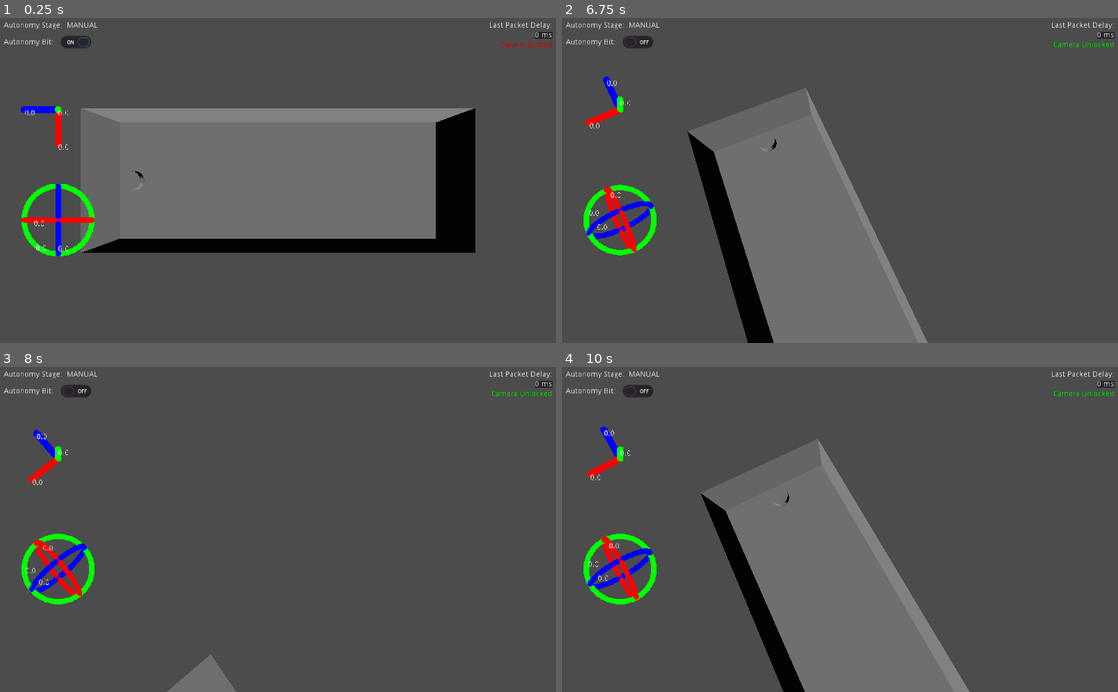
Above: before the commit, frames 1-4 (two rows, left to right).
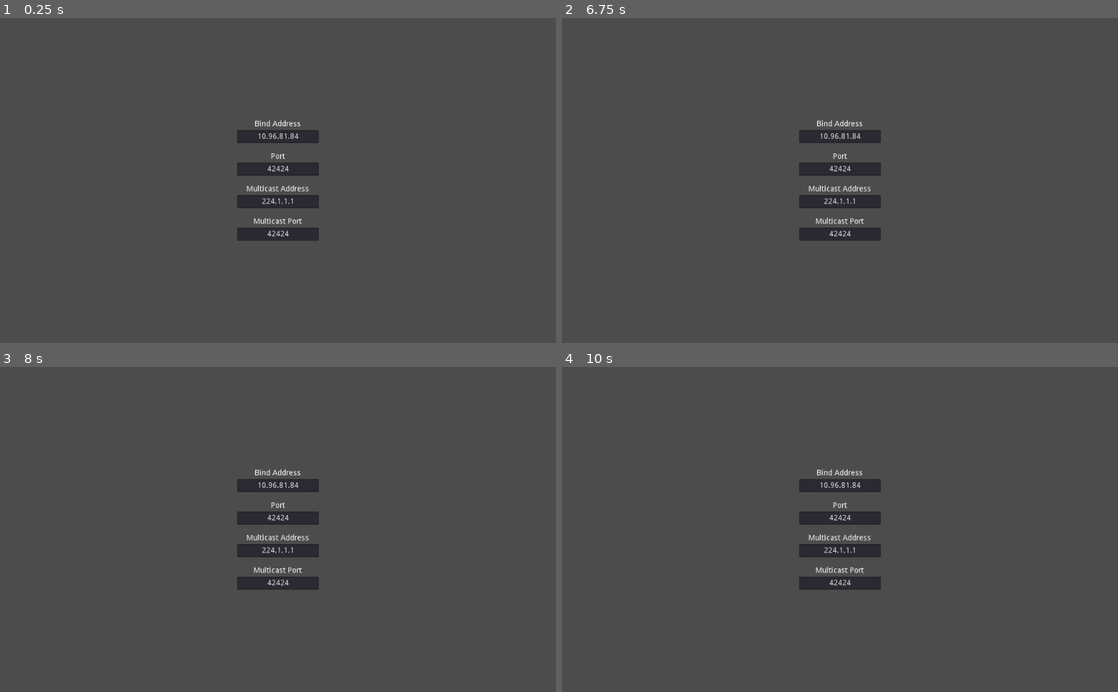
Above: after the commit, the same moments.

Repository: utahrobotics/lunabase_gui
Game: Godot game, scene res://scenes/bind_addr.tscn
Two runs of this game, one before a commit and one after it. Both use one fixed random seed, a clock stepped at 60 frames per second and the inputs below. Before the commit the project starts from res://main.tscn.
Inputs (mouse positions are in pixels of both pictures, inside the frame that each line leads up to):
- Up to frame 1 (0.25 s): no input
- Up to frame 2 (6.75 s): click (639, 44) at 0.52 s; click (639, 44) at 1.27 s; click (639, 44) at 2.02 s; tap Enter at 2.75, 4.25, 5.75 s; move the mouse to (962, 164) at 2.77 s; hold S (camera_back) 2.78-3.53 s; tap Space (camera_up) at 3.5, 5, 6.5 s; move the mouse to (728, 196) at 3.52 s; tap Shift (camera_down) at 3.6 s; move the mouse to (895, 109) at 4.27 s; hold W (camera_forward) 4.28-5.03 s; move the mouse to (812, 245) at 5.02 s; tap A (camera_left) at 5.1 s; move the mouse to (1006, 229) at 5.77 s; hold C (camera_lock) 5.78-6.53 s; move the mouse to (795, 177) at 6.52 s; tap D (camera_right) at 6.6 s
- Up to frame 3 (8 s): move the mouse to (283, 529) at 7.27 s; hold Space (camera_up) from 7.28 s (still down)
- Up to frame 4 (10 s): move the mouse to (817, 523) at 8.02 s; release Space (camera_up) at 8.03 s; tap S (camera_back) at 8.1 s; move the mouse to (867, 529) at 8.77 s; hold Shift (camera_down) 8.78-9.53 s; move the mouse to (812, 529) at 9.52 s; tap W (camera_forward) at 9.6 s

The runs differ from the first frame. In frame 1, 33% of the frame differs, in the area x 0-100%, y 1-74%; in frame 2, 23%; in frame 3, 5.5%; in frame 4, 23%.

Commit message:
Major refactoring and added multicasting scheme

Diff:
--- a/bot_server.gd
+++ /dev/null
@@ -1,186 +0,0 @@
-extends Node
-
-
-# TODO Add PS4 control enums
-enum {
-	ODOMETRY,
-	ARM_ANGLE,
-	AUTONOMY_STAGE,
-	PATHING,
-	COST_MAP,
-	REQUEST_COST_MAP,
-	AUTONOMY_BIT,
-	TARGET_ARM_ANGLE
-}
-
-signal packet_received(delta)
-
-const DEADZONE := 0.05
-const PORT_SERVER := 4242
-const LOG_FILENAME := "LUNABOT.LOG"
-
-var udp := UDPServer.new()
-var bot: PacketPeerUDP
-var logs := {
-	ODOMETRY: [],
-	ARM_ANGLE: [],
-	AUTONOMY_STAGE: [],
-	AUTONOMY_BIT: [],
-	PATHING: [],
-	COST_MAP: []
-}
-var autonomy := true setget set_autonomy
-
-var _last_packet_time := OS.get_system_time_msecs()
-var start_time := OS.get_system_time_secs()
-
-
-func set_autonomy(bit: bool) -> void:
-	if bot == null:
-		print("BOT IS NOT CONNECTED, CANNOT CHANGE AUTONOMY STATE")
-		return
-	# warning-ignore:return_value_discarded
-#	bot.put_packet(to_json({AUTONOMY_BIT: bit}).to_utf8())
-	autonomy = bit
-	set_process_input(not bit)
-	logs[AUTONOMY_BIT].append([get_runtime(), bit])
-
-	if bit:
-		print("BOT IS FULLY AUTONOMOUS")
-		return
-	print("BOT IS AWAITING INPUT")
-
-
-func _ready():
-	set_process_input(false)
-	var err := udp.listen(PORT_SERVER)
-	if err != 0:
-		set_process(false)
-		print("ERROR CODE STARTING UDP SERVER: " + str(err))
-		return
-	print("UDP SERVER ACTIVE")
-
-
-func get_runtime() -> int:
-	return OS.get_system_time_secs() - start_time
-
-
-func _process(_delta):
-	# warning-ignore:return_value_discarded
-	udp.poll()
-	if udp.is_connection_available():
-		var peer := udp.take_connection()
-
-		if peer.get_packet_error() != 0:
-			prints("Packet received from", peer.get_packet_ip(), "but there was error code:", peer.get_packet_error())
-			return
-
-		if bot == null:
-			prints("Received first packet from", peer.get_packet_ip())
-
-		else:
-			prints("Received packet from different ip:", peer.get_packet_ip(), "listening to new ip...")
-
-		bot = peer
-
-	if bot == null: return
-	var msg := bot.get_packet().get_string_from_utf8()
-	if msg.length() == 0: return
-	var err := validate_json(msg)
-	if err.length() > 0:
-		print("Recieved unparsable message: ", msg)
-		return
-
-	var current_time := OS.get_system_time_msecs()
-	emit_signal("packet_received", current_time - _last_packet_time)
-	_last_packet_time = current_time
-
-	var parsed: Dictionary = parse_json(msg)
-	for key in parsed:
-		var data = parsed[key]
-		match int(key):
-			ODOMETRY:
-				get_tree().root.propagate_call("_handle_odometry", [Odometry.new(data)])
-
-			ARM_ANGLE:
-				get_tree().root.propagate_call("_handle_arm_angle", [data])
-
-			AUTONOMY_STAGE:
-				get_tree().root.propagate_call("_handle_autonomy_stage", [data])
-
-			PATHING:
-				var path := PoolVector3Array()
-				for arr in data:
-					path.append(array_to_vector(arr))
-				get_tree().root.propagate_call("_handle_pathing", [path])
-
-			COST_MAP:
-				assert(false)
-
-			_:
-				prints("Received unrecognized enum:", key)
-
-		logs[key].append([get_runtime(), data])
-
-
-func _input(event):
-	if (event is InputEventJoypadMotion and abs(event.axis_value) >= DEADZONE) or \
-		event is InputEventJoypadButton:
-		var err := bot.put_packet(to_json(_get_controller_state()).to_ascii())
-		if err != OK:
-			push_error("Faced error code " + str(err) + "while sending input data!")
-
-
-func _get_joy_axis(device: int, axis: int) -> float:
-	var value := Input.get_joy_axis(device, axis)
-	if abs(value) < DEADZONE:
-		return 0.0
-	return value
-
-
-func _get_controller_state():
-	return {
-		"axes": [
-			_get_joy_axis(0, JOY_AXIS_0), _get_joy_axis(0, JOY_AXIS_1),
-			_get_joy_axis(0, JOY_AXIS_2), _get_joy_axis(0, JOY_AXIS_3),
-			_get_joy_axis(0, JOY_AXIS_6),
-			_get_joy_axis(0, JOY_AXIS_7)
-		],
-		"buttons": [
-			Input.is_joy_button_pressed(0, JOY_DPAD_LEFT),
-			Input.is_joy_button_pressed(0, JOY_DPAD_RIGHT),
-			Input.is_joy_button_pressed(0, JOY_DPAD_UP),
-			Input.is_joy_button_pressed(0, JOY_DPAD_DOWN),
-			Input.is_joy_button_pressed(0, JOY_XBOX_X),
-			Input.is_joy_button_pressed(0, JOY_XBOX_B),
-			Input.is_joy_button_pressed(0, JOY_XBOX_Y),
-			Input.is_joy_button_pressed(0, JOY_XBOX_A),
-			Input.is_joy_button_pressed(0, JOY_XBOX_X),
-			Input.is_joy_button_pressed(0, JOY_XBOX_B),
-			Input.is_joy_button_pressed(0, JOY_XBOX_Y),
-			Input.is_joy_button_pressed(0, JOY_XBOX_A),
-			Input.is_joy_button_pressed(0, JOY_L),
-			Input.is_joy_button_pressed(0, JOY_R),
-		]
-	}
-
-
-func _exit_tree():
-	var log_file := File.new()
-	# warning-ignore:return_value_discarded
-	log_file.open(LOG_FILENAME, File.WRITE)
-	log_file.store_string(to_json(logs))
-
-
-static func array_to_vector(arr: Array):
-	if len(arr) == 3:
-		return Vector3(arr[0], arr[1], arr[2])
-	assert(len(arr) == 2)
-	return Vector2(arr[0], arr[1])
-
-
-static func vector_to_array(vec) -> Array:
-	if typeof(vec) == TYPE_VECTOR3:
-		return [vec.x, vec.y, vec.z]
-	assert(typeof(vec) == TYPE_VECTOR2)
-	return [vec.x, vec.y]
--- a/project.godot
+++ b/project.godot
@@ -12,26 +12,32 @@
 "base": "Control",
 "class": "AnchoredControl",
 "language": "GDScript",
-"path": "res://anchored_control.gd"
+"path": "res://scripts/anchored_control.gd"
+}, {
+"base": "MajorAxisPivot",
+"class": "ControllableNode",
+"language": "GDScript",
+"path": "res://scripts/controllable_node.gd"
 }, {
 "base": "Spatial",
-"class": "ControllableNode",
+"class": "MajorAxisPivot",
 "language": "GDScript",
-"path": "res://controllable_node.gd"
+"path": "res://scripts/major_axis_pivot.gd"
 }, {
 "base": "Reference",
 "class": "Odometry",
 "language": "GDScript",
-"path": "res://odometry.gd"
+"path": "res://scripts/odometry.gd"
 }, {
 "base": "Line2D",
 "class": "PathingRender",
 "language": "GDScript",
-"path": "res://pathing_render.gd"
+"path": "res://scripts/pathing_render.gd"
 } ]
 _global_script_class_icons={
 "AnchoredControl": "",
 "ControllableNode": "",
+"MajorAxisPivot": "",
 "Odometry": "",
 "PathingRender": ""
 }
@@ -39,12 +45,12 @@
 [application]
 
 config/name="lunabotics"
-run/main_scene="res://main.tscn"
+run/main_scene="res://scenes/bind_addr.tscn"
 config/icon="res://icon.png"
 
 [autoload]
 
-BotServer="*res://bot_server.gd"
+BotServer="*res://scripts/bot_server.gd"
 
 [input]
 
--- /dev/null
+++ b/scenes/bind_addr.tscn
@@ -0,0 +1,187 @@
+[gd_scene load_steps=6 format=2]
+
+[sub_resource type="GDScript" id=5]
+script/source = "extends CenterContainer
+
+
+onready var bind_addr_in: LineEdit = $VBoxContainer/LineEdit
+onready var bind_port_in: LineEdit = $VBoxContainer/LineEdit2
+onready var multicast_addr_in: LineEdit = $VBoxContainer/LineEdit3
+onready var multicast_port_in: LineEdit = $VBoxContainer/LineEdit4
+
+
+func _ready():
+	print(IP.get_local_interfaces())
+
+
+func check_inputs():
+	if bind_addr_in.text.is_valid_ip_address() and \\
+	bind_port_in.text.is_valid_integer() and \\
+	multicast_addr_in.text.is_valid_ip_address() and \\
+	multicast_port_in.text.is_valid_integer():
+		var err := BotServer.start_listening(bind_addr_in.text, int(bind_port_in.text))
+		if err != OK:
+			push_error(\"Error code: \" + str(err) + \" while trying to set up listener\")
+			return
+		err = BotServer.start_brodcasting(multicast_addr_in.text, int(multicast_port_in.text))
+		if err != OK:
+			push_error(\"Error code: \" + str(err) + \" while trying to set up broadcaster\")
+			return
+		print(\"Success!\")
+"
+
+[sub_resource type="GDScript" id=1]
+script/source = "extends LineEdit
+
+
+signal valid_input
+
+
+func _on_LineEdit_text_entered(new_text: String):
+	if not new_text.is_valid_ip_address():
+		push_error(new_text + \" is not a valid IP address!\")
+		return
+	emit_signal(\"valid_input\")
+"
+
+[sub_resource type="GDScript" id=2]
+script/source = "extends LineEdit
+
+
+signal valid_input
+
+
+func _on_LineEdit_text_entered(new_text: String):
+	if not new_text.is_valid_integer():
+		push_error(new_text + \" is not a valid integer!\")
+		return
+	emit_signal(\"valid_input\")
+"
+
+[sub_resource type="GDScript" id=3]
+script/source = "extends LineEdit
+
+
+signal valid_input
+
+
+func _on_LineEdit_text_entered(new_text: String):
+	if not new_text.is_valid_ip_address():
+		push_error(new_text + \" is not a valid IP address!\")
+		return
+	emit_signal(\"valid_input\")
+"
+
+[sub_resource type="GDScript" id=4]
+script/source = "extends LineEdit
+
+
+signal valid_input
+
+
+func _on_LineEdit_text_entered(new_text: String):
+	if not new_text.is_valid_integer():
+		push_error(new_text + \" is not a valid integer!\")
+		return
+	emit_signal(\"valid_input\")
+"
+
+[node name="Control" type="CenterContainer"]
+anchor_right = 1.0
+anchor_bottom = 1.0
+script = SubResource( 5 )
+
+[node name="VBoxContainer" type="VBoxContainer" parent="."]
+margin_left = 437.0
+margin_top = 189.0
+margin_right = 587.0
+margin_bottom = 411.0
+
+[node name="Label" type="Label" parent="VBoxContainer"]
+margin_right = 150.0
+margin_bottom = 14.0
+text = "Bind Address"
+align = 1
+
+[node name="LineEdit" type="LineEdit" parent="VBoxContainer"]
+margin_top = 18.0
+margin_right = 150.0
+margin_bottom = 42.0
+rect_min_size = Vector2( 150, 0 )
+text = "10.96.81.84"
+align = 1
+script = SubResource( 1 )
+
+[node name="Control" type="Control" parent="VBoxContainer"]
+margin_top = 46.0
+margin_right = 150.0
+margin_bottom = 56.0
+rect_min_size = Vector2( 0, 10 )
+
+[node name="Label2" type="Label" parent="VBoxContainer"]
+margin_top = 60.0
+margin_right = 150.0
+margin_bottom = 74.0
+text = "Port"
+align = 1
+
+[node name="LineEdit2" type="LineEdit" parent="VBoxContainer"]
+margin_top = 78.0
+margin_right = 150.0
+margin_bottom = 102.0
+rect_min_size = Vector2( 100, 0 )
+text = "42424"
+align = 1
+script = SubResource( 2 )
+
+[node name="Control2" type="Control" parent="VBoxContainer"]
+margin_top = 106.0
+margin_right = 150.0
+margin_bottom = 116.0
+rect_min_size = Vector2( 0, 10 )
+
+[node name="Label3" type="Label" parent="VBoxContainer"]
+margin_top = 120.0
+margin_right = 150.0
+margin_bottom = 134.0
+text = "Multicast Address"
+align = 1
+
+[node name="LineEdit3" type="LineEdit" parent="VBoxContainer"]
+margin_top = 138.0
+margin_right = 150.0
+margin_bottom = 162.0
+rect_min_size = Vector2( 100, 0 )
+text = "224.1.1.1"
+align = 1
+script = SubResource( 3 )
+
+[node name="Control3" type="Control" parent="VBoxContainer"]
+margin_top = 166.0
+margin_right = 150.0
+margin_bottom = 176.0
+rect_min_size = Vector2( 0, 10 )
+
+[node name="Label4" type="Label" parent="VBoxContainer"]
+margin_top = 180.0
+margin_right = 150.0
+margin_bottom = 194.0
+text = "Multicast Port"
+align = 1
+
+[node name="LineEdit4" type="LineEdit" parent="VBoxContainer"]
+margin_top = 198.0
+margin_right = 150.0
+margin_bottom = 222.0
+rect_min_size = Vector2( 100, 0 )
+text = "42424"
+align = 1
+script = SubResource( 4 )
+
+[connection signal="text_entered" from="VBoxContainer/LineEdit" to="VBoxContainer/LineEdit" method="_on_LineEdit_text_entered"]
+[connection signal="valid_input" from="VBoxContainer/LineEdit" to="." method="check_inputs"]
+[connection signal="text_entered" from="VBoxContainer/LineEdit2" to="VBoxContainer/LineEdit2" method="_on_LineEdit_text_entered"]
+[connection signal="valid_input" from="VBoxContainer/LineEdit2" to="." method="check_inputs"]
+[connection signal="text_entered" from="VBoxContainer/LineEdit3" to="VBoxContainer/LineEdit3" method="_on_LineEdit_text_entered"]
+[connection signal="valid_input" from="VBoxContainer/LineEdit3" to="." method="check_inputs"]
+[connection signal="text_entered" from="VBoxContainer/LineEdit4" to="VBoxContainer/LineEdit4" method="_on_LineEdit_text_entered"]
--- a/main.tscn
+++ b/scenes/main.tscn
@@ -1,10 +1,10 @@
 [gd_scene load_steps=10 format=2]
 
-[ext_resource path="res://controllable_node.gd" type="Script" id=1]
-[ext_resource path="res://bot.tscn" type="PackedScene" id=2]
-[ext_resource path="res://pathing_render.gd" type="Script" id=3]
-[ext_resource path="res://position_gizmo.tscn" type="PackedScene" id=4]
-[ext_resource path="res://rotation_gizmo.tscn" type="PackedScene" id=5]
+[ext_resource path="res://scripts/controllable_node.gd" type="Script" id=1]
+[ext_resource path="res://scenes/bot.tscn" type="PackedScene" id=2]
+[ext_resource path="res://scripts/pathing_render.gd" type="Script" id=3]
+[ext_resource path="res://scenes/position_gizmo.tscn" type="PackedScene" id=4]
+[ext_resource path="res://scenes/rotation_gizmo.tscn" type="PackedScene" id=5]
 
 [sub_resource type="GDScript" id=1]
 script/source = "extends Label
@@ -220,6 +220,8 @@
 [node name="Camera" type="Camera" parent="."]
 transform = Transform( -4.37114e-08, -1, -4.37114e-08, 0, -4.37114e-08, 1, -1, 4.37114e-08, 1.91069e-15, 0, 5, -3.4 )
 script = ExtResource( 1 )
+max_major_rotation_degrees = 0.0
+offload_excess_major_rotation = false
 
 [node name="RemoteTransform" type="RemoteTransform" parent="Camera"]
 remote_path = NodePath("../../LeftHUD/ViewportContainer/Viewport/Spatial")
--- a/position_gizmo.tscn
+++ b/scenes/position_gizmo.tscn
@@ -1,6 +1,6 @@
 [gd_scene load_steps=9 format=2]
 
-[ext_resource path="res://anchored_control.gd" type="Script" id=1]
+[ext_resource path="res://scripts/anchored_control.gd" type="Script" id=1]
 
 [sub_resource type="CapsuleMesh" id=1]
 radius = 0.01
--- a/rotation_gizmo.tscn
+++ b/scenes/rotation_gizmo.tscn
@@ -1,7 +1,7 @@
 [gd_scene load_steps=9 format=2]
 
-[ext_resource path="res://anchored_control.gd" type="Script" id=1]
-[ext_resource path="res://rotation_gizmo.glb" type="PackedScene" id=2]
+[ext_resource path="res://scripts/anchored_control.gd" type="Script" id=1]
+[ext_resource path="res://scenes/rotation_gizmo.glb" type="PackedScene" id=2]
 
 [sub_resource type="SpatialMaterial" id=1]
 albedo_color = Color( 0, 0, 0, 1 )
--- a/anchored_control.gd
+++ b/scripts/anchored_control.gd
@@ -1,3 +1,4 @@
+# A Control node that hovers over its Spatial parent on screen
 class_name AnchoredControl
 extends Control
 
--- /dev/null
+++ b/scripts/bot_server.gd
@@ -0,0 +1,235 @@
+extends Node
+
+
+# TODO Add PS4 control enums
+enum {
+	ODOMETRY,
+	ARM_ANGLE,
+	AUTONOMY_STAGE,
+	PATHING,
+	COST_MAP,
+	REQUEST_COST_MAP,
+	AUTONOMY_BIT,
+	TARGET_ARM_ANGLE
+}
+
+signal packet_received(delta)
+
+const DEADZONE := 0.05
+const LOG_FILENAME := "LUNABOT.LOG"
+const BROADCAST_DELAY := 1.0
+
+var receiver := PacketPeerUDP.new()
+var bot: PacketPeerUDP
+var broadcaster := PacketPeerUDP.new()
+#var logs := {
+#	ODOMETRY: [],
+#	ARM_ANGLE: [],
+#	AUTONOMY_STAGE: [],
+#	AUTONOMY_BIT: [],
+#	PATHING: [],
+#	COST_MAP: []
+#}
+#var autonomy := true setget set_autonomy
+
+var _last_packet_time := OS.get_system_time_msecs()
+var start_time := OS.get_system_time_secs()
+var broadcasting := false
+var listening := false
+var bind_addr: String
+var bind_port: int
+var broadcast_timer := 0.0
+
+
+#func set_autonomy(bit: bool) -> void:
+#	if bot == null:
+#		print("BOT IS NOT CONNECTED, CANNOT CHANGE AUTONOMY STATE")
+#		return
+#	# warning-ignore:return_value_discarded
+##	bot.put_packet(to_json({AUTONOMY_BIT: bit}).to_utf8())
+#	autonomy = bit
+#	set_process_input(not bit)
+##	logs[AUTONOMY_BIT].append([get_runtime(), bit])
+#
+#	if bit:
+#		print("BOT IS FULLY AUTONOMOUS")
+#		return
+#	print("BOT IS AWAITING INPUT")
+
+
+func _ready():
+	set_process_input(false)
+
+
+func start_brodcasting(addr: String, port: int) -> int:
+	assert(addr.is_valid_ip_address())
+	assert(bind_addr.is_valid_ip_address())		# Verify we are listening
+
+	var interface_name: String
+	for interface in IP.get_local_interfaces():
+		var addresses: Array = interface["addresses"]
+		if bind_addr in addresses:
+			interface_name = interface["name"]
+			break
+
+	if interface_name.empty():
+		return ERR_CANT_RESOLVE
+
+	print(interface_name)
+	var err := broadcaster.join_multicast_group(addr, interface_name)
+
+	if err != OK:
+		return err
+
+	err = broadcaster.set_dest_address(addr, port)
+
+	if err != OK:
+		return err
+
+	broadcasting = true
+	return OK
+
+
+func start_listening(addr: String, port: int) -> int:
+	assert(addr.is_valid_ip_address())
+
+	var err := receiver.listen(port, addr)
+	if err != OK:
+		return err
+
+	bind_addr = addr
+	bind_port = port
+	set_process_input(true)
+	return OK
+
+
+func _process(delta):
+	if broadcasting:
+		if broadcast_timer < BROADCAST_DELAY:
+			broadcast_timer += delta
+		else:
+			broadcast_timer = 0
+			broadcaster.put_packet((bind_addr + ":" + str(bind_port)).to_utf8())
+
+	if not listening: return
+	if receiver.get_available_packet_count() == 0: return
+	var msg := receiver.get_packet()
+	if msg.size() == 0:
+		push_error("Got 0 length message")
+		return
+
+	var current_time := OS.get_system_time_msecs()
+	emit_signal("packet_received", current_time - _last_packet_time)
+	_last_packet_time = current_time
+
+	if bot == null:
+		bot = PacketPeerUDP.new()
+		var err := bot.set_dest_address(receiver.get_packet_ip(), receiver.get_packet_port())
+		if err != OK:
+			push_error("Error code: " + str(err) + " while trying to connect to Lunabot")
+			bot = null
+			return
+		broadcasting = false
+
+	match msg[0]:
+		0:
+			print("Bot has requested to terminate")
+		1:
+			# Pass data to rust module to deserialize
+			pass
+		_:
+			push_error("Received unrecognized header: " + str(msg[0]))
+
+#	var parsed: Dictionary = parse_json(msg)
+#	for key in parsed:
+#		var data = parsed[key]
+#		match int(key):
+#			ODOMETRY:
+#				get_tree().root.propagate_call("_handle_odometry", [Odometry.new(data)])
+#
+#			ARM_ANGLE:
+#				get_tree().root.propagate_call("_handle_arm_angle", [data])
+#
+#			AUTONOMY_STAGE:
+#				get_tree().root.propagate_call("_handle_autonomy_stage", [data])
+#
+#			PATHING:
+#				var path := PoolVector3Array()
+#				for arr in data:
+#					path.append(array_to_vector(arr))
+#				get_tree().root.propagate_call("_handle_pathing", [path])
+#
+#			COST_MAP:
+#				assert(false)
+#
+#			_:
+#				prints("Received unrecognized enum:", key)
+#
+#		logs[key].append([get_runtime(), data])
+
+
+func _input(event):
+	if (event is InputEventJoypadMotion and abs(event.axis_value) >= DEADZONE) or \
+		event is InputEventJoypadButton:
+		var err := bot.put_packet(to_json(_get_controller_state()).to_ascii())
+		if err != OK:
+			push_error("Faced error code " + str(err) + "while sending input data!")
+
+
+func _get_joy_axis(device: int, axis: int) -> float:
+	var value := Input.get_joy_axis(device, axis)
+	if abs(value) < DEADZONE:
+		return 0.0
+	return value
+
+
+func _get_controller_state():
+	return {
+		"axes": [
+			_get_joy_axis(0, JOY_AXIS_0), _get_joy_axis(0, JOY_AXIS_1),
+			_get_joy_axis(0, JOY_AXIS_2), _get_joy_axis(0, JOY_AXIS_3),
+			_get_joy_axis(0, JOY_AXIS_6),
+			_get_joy_axis(0, JOY_AXIS_7)
+		],
+		"buttons": [
+			Input.is_joy_button_pressed(0, JOY_DPAD_LEFT),
+			Input.is_joy_button_pressed(0, JOY_DPAD_RIGHT),
+			Input.is_joy_button_pressed(0, JOY_DPAD_UP),
+			Input.is_joy_button_pressed(0, JOY_DPAD_DOWN),
+			Input.is_joy_button_pressed(0, JOY_XBOX_X),
+			Input.is_joy_button_pressed(0, JOY_XBOX_B),
+			Input.is_joy_button_pressed(0, JOY_XBOX_Y),
+			Input.is_joy_button_pressed(0, JOY_XBOX_A),
+			Input.is_joy_button_pressed(0, JOY_XBOX_X),
+			Input.is_joy_button_pressed(0, JOY_XBOX_B),
+			Input.is_joy_button_pressed(0, JOY_XBOX_Y),
+			Input.is_joy_button_pressed(0, JOY_XBOX_A),
+			Input.is_joy_button_pressed(0, JOY_L),
+			Input.is_joy_button_pressed(0, JOY_R),
+		]
+	}
+
+
+#func _exit_tree():
+#	var log_file := File.new()
+#	# warning-ignore:return_value_discarded
+#	log_file.open(LOG_FILENAME, File.WRITE)
+#	log_file.store_string(to_json(logs))
+
+
+func get_runtime() -> int:
+	return OS.get_system_time_secs() - start_time
+
+
+static func array_to_vector(arr: Array):
+	if len(arr) == 3:
+		return Vector3(arr[0], arr[1], arr[2])
+	assert(len(arr) == 2)
+	return Vector2(arr[0], arr[1])
+
+
+static func vector_to_array(vec) -> Array:
+	if typeof(vec) == TYPE_VECTOR3:
+		return [vec.x, vec.y, vec.z]
+	assert(typeof(vec) == TYPE_VECTOR2)
+	return [vec.x, vec.y]
--- a/controllable_node.gd
+++ b/scripts/controllable_node.gd
@@ -1,5 +1,5 @@
 class_name ControllableNode
-extends Spatial
+extends MajorAxisPivot
 
 
 signal camera_lock_changed(val)
--- /dev/null
+++ b/scripts/major_axis_pivot.gd
@@ -0,0 +1,43 @@
+class_name MajorAxisPivot
+extends Spatial
+
+
+export var major_axis := Vector3.UP
+export var minor_axis := Vector3.RIGHT
+export var max_major_rotation_degrees := 20.0
+export var max_minor_rotation_degrees := 80.0
+export var offload_excess_major_rotation := true
+
+var _major_angle := 0.0
+var _minor_angle := 0.0
+
+
+func rotate_about_major(angle: float):
+	var max_angle := deg2rad(max_major_rotation_degrees)
+
+	_major_angle += angle
+	if max_angle != 0 and abs(_major_angle) > max_angle:
+		var excess = (abs(_major_angle) - max_angle) * sign(_major_angle)
+		_major_angle -= excess
+		angle -= excess
+
+		if offload_excess_major_rotation:
+			get_parent().rotate_object_local(major_axis, excess)
+
+	rotate(_get_parent_basis().xform(major_axis), angle)
+
+
+func rotate_about_minor(angle: float):
+	var max_angle := deg2rad(max_minor_rotation_degrees)
+
+	_minor_angle += angle
+	if abs(_minor_angle) > max_angle:
+		var excess = (abs(_minor_angle) - max_angle) * sign(_minor_angle)
+		_minor_angle -= excess
+		angle -= excess
+
+	rotate_object_local(minor_axis, angle)
+
+
+func _get_parent_basis() -> Basis:
+	return get_parent().global_transform.basis
Renamed: bot.tscn -> scenes/bot.tscn
Renamed: rotation_gizmo.glb -> scenes/rotation_gizmo.glb
Not shown, changed: scenes/rotation_gizmo.glb.import
Renamed: odometry.gd -> scripts/odometry.gd
Renamed: pathing_render.gd -> scripts/pathing_render.gd
